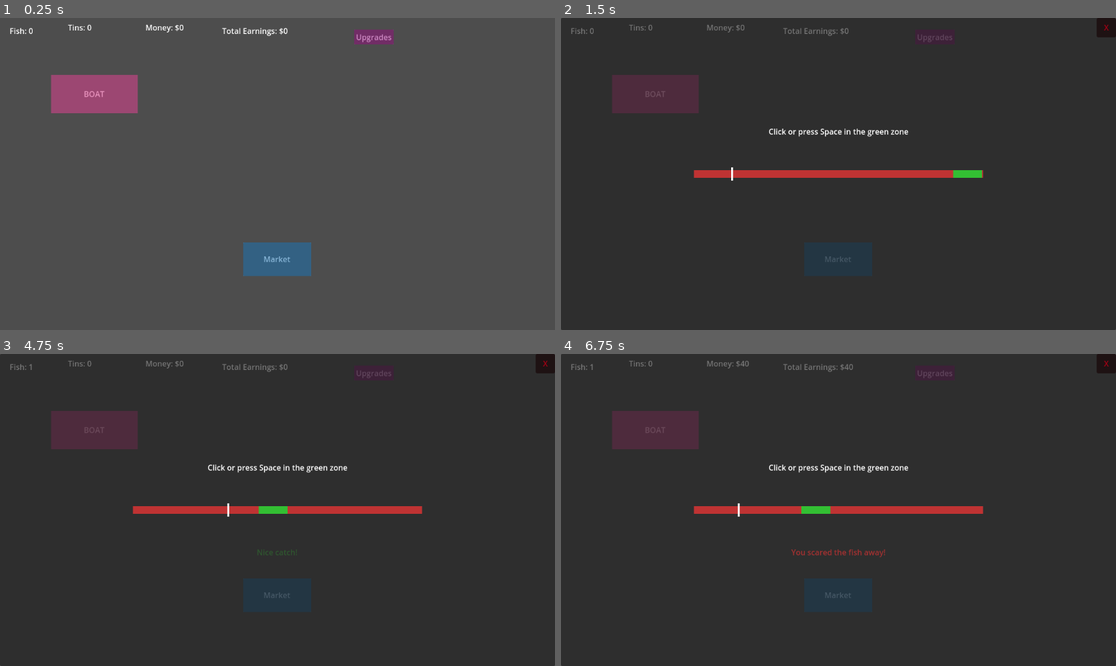
Above: before the commit, frames 1-4 (two rows, left to right).
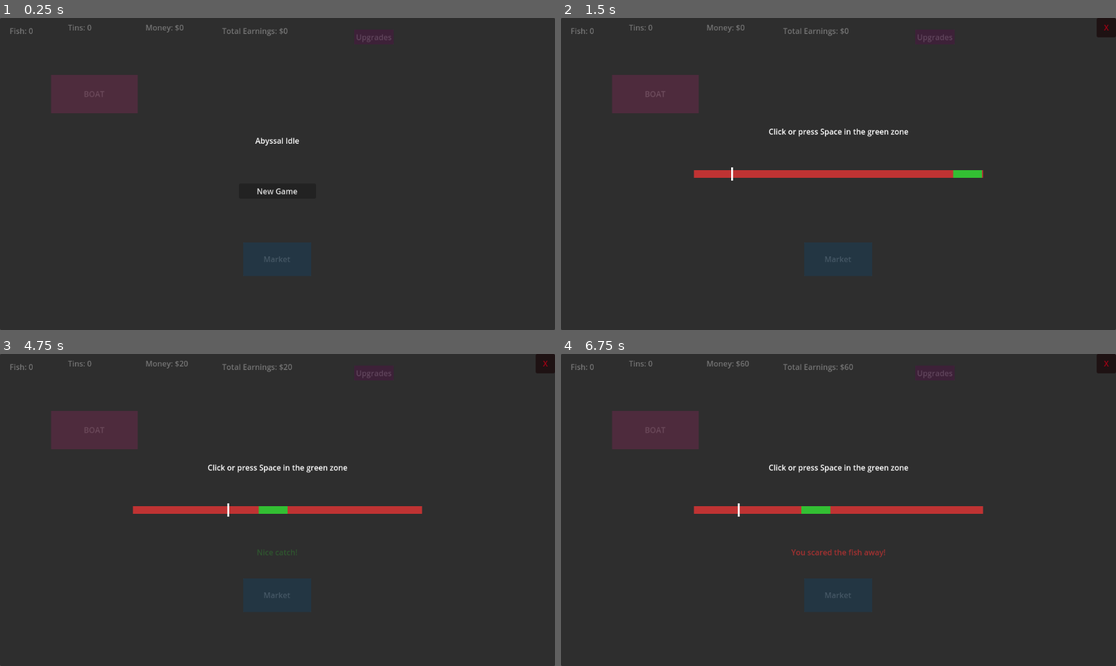
Above: after the commit, the same moments.

Repository: link108/abyssal-idle
Game: Godot game, scene res://main.tscn
Same seed, same stepped clock (60 frames per second), same inputs: the game is played once before the commit and once after it.
Inputs (mouse positions are in pixels of both pictures, inside the frame that each line leads up to):
- Up to frame 1 (0.25 s): no input
- Up to frame 2 (1.5 s): click (838, 189) at 0.5 s, where only the run after the commit has a clickable "New Game"; click "BOAT" at 1.25 s
- Up to frame 3 (4.75 s): click "Upgrades" at 2 s; click "Market" at 2.75 s; click "BOAT" at 3.5 s; click "Upgrades" at 4.25 s
- Up to frame 4 (6.75 s): click "Market" at 5 s; click "BOAT" at 5.75 s; click "Upgrades" at 6.5 s

The runs differ from the first frame. In frame 1, 100% of the frame differs, in the area x 0-100%, y 0-100%; in frame 2, nothing differs; in frame 3, less than 0.1%; in frame 4, less than 0.1%.

Commit message:
adding saving

Diff:
--- a/main.gd
+++ b/main.gd
@@ -2,10 +2,12 @@
 
 
 const SELL_INTERVAL := 1.0  # seconds
+const AUTOSAVE_INTERVAL := 30.0
 
 @onready var fishing_screen := $ModalLayer/FishingScreen
 @onready var cannery_screen := $ModalLayer/CanneryScreen
 @onready var upgrade_screen := $ModalLayer/UpgradeScreen
+@onready var start_screen := $ModalLayer/StartScreen
 @onready var fish_label := $FishLabel
 @onready var tin_label := $TinLabel
 @onready var money_label := $MoneyLabel
@@ -16,6 +18,8 @@
 @onready var crew_status_label := $CrewStatusLabel
 @onready var crew_select_button := $CrewSelectButton
 
+var sell_timer: Timer
+var autosave_timer: Timer
 
 # Called when the node enters the scene tree for the first time.
 func _ready() -> void:
@@ -25,17 +29,18 @@
     fishing_screen.fish_caught.connect(_on_fish_caught)
     cannery_screen.make_tin_requested.connect(_on_make_tin_requested)
     GameState.cannery_unlocked.connect(_on_cannery_unlocked)
-    var sell_timer := Timer.new()
-    sell_timer.wait_time = SELL_INTERVAL
-    sell_timer.autostart = true
-    sell_timer.timeout.connect(_on_sell_tick)
-    add_child(sell_timer)
+    start_screen.load_requested.connect(_on_load_requested)
+    start_screen.new_requested.connect(_on_new_requested)
+    start_screen.set_has_save(GameState.save_exists())
     cannery_button.visible = GameState.is_cannery_unlocked
     _update_hud()
     fishing_screen.visibility_changed.connect(_on_fishing_visibility_changed)
 
 func _on_sell_tick() -> void:
     GameState.sell_tick()
+
+func _on_autosave_tick() -> void:
+    GameState.save_game()
 
 func _update_hud() -> void:
     fish_label.text = "Fish: %d" % GameState.fish_count
@@ -76,6 +81,14 @@
 func _on_market_button_pressed() -> void:
     $ModalLayer/Dimmer.show()
     $ModalLayer/MarketScreen.show()
+
+func _on_load_requested() -> void:
+    GameState.load_game()
+    _start_game()
+
+func _on_new_requested() -> void:
+    GameState.new_game()
+    _start_game()
 
 func _on_crew_button_pressed() -> void:
     if GameState.crew_unlock_is_visible() and GameState.can_purchase_crew():
@@ -127,3 +140,23 @@
         crew_progress.visible = false
         crew_status_label.visible = false
         crew_select_button.visible = false
+
+func _start_game() -> void:
+    start_screen.hide()
+    $ModalLayer/Dimmer.hide()
+    _ensure_timers()
+    _update_hud()
+
+func _ensure_timers() -> void:
+    if sell_timer == null:
+        sell_timer = Timer.new()
+        sell_timer.wait_time = SELL_INTERVAL
+        sell_timer.autostart = true
+        sell_timer.timeout.connect(_on_sell_tick)
+        add_child(sell_timer)
+    if autosave_timer == null:
+        autosave_timer = Timer.new()
+        autosave_timer.wait_time = AUTOSAVE_INTERVAL
+        autosave_timer.autostart = true
+        autosave_timer.timeout.connect(_on_autosave_tick)
+        add_child(autosave_timer)
--- a/main.tscn
+++ b/main.tscn
@@ -6,6 +6,7 @@
 [ext_resource type="PackedScene" uid="uid://bklywcol1l173" path="res://upgrade_screen.tscn" id="4_1bvp3"]
 [ext_resource type="PackedScene" uid="uid://cuycoalmdivpd" path="res://market_screen.tscn" id="5_lquwl"]
 [ext_resource type="PackedScene" uid="uid://c3t6dvk2v86xg" path="res://crew_screen.tscn" id="6_0v6ff"]
+[ext_resource type="PackedScene" path="res://start_screen.tscn" id="7_3bknm"]
 
 [node name="Main" type="Control"]
 layout_mode = 3
@@ -159,6 +160,9 @@
 [node name="CrewScreen" parent="ModalLayer" instance=ExtResource("6_0v6ff")]
 visible = false
 
+[node name="StartScreen" parent="ModalLayer" instance=ExtResource("7_3bknm")]
+visible = true
+
 [node name="FishLabel" type="Label" parent="."]
 layout_mode = 1
 offset_left = 20.0
--- a/scripts/game_state.gd
+++ b/scripts/game_state.gd
@@ -8,6 +8,7 @@
 signal crew_unlocked
 
 const UPGRADE_DATA_PATH := "res://data/upgrades.json"
+const SAVE_PATH := "user://save.json"
 const GREEN_ZONE_BASE_RATIO := 0.10
 
 # Economy
@@ -47,6 +48,73 @@
 # Called when the node enters the scene tree for the first time.
 func _ready() -> void:
     _load_upgrades()
+
+func save_game() -> void:
+    var data := {
+        "version": 1,
+        "fish_count": fish_count,
+        "tin_count": tin_count,
+        "money": money,
+        "lifetime_money_earned": lifetime_money_earned,
+        "sell_mode": int(sell_mode),
+        "is_cannery_discovered": is_cannery_discovered,
+        "is_cannery_unlocked": is_cannery_unlocked,
+        "is_crew_discovered": is_crew_discovered,
+        "is_crew_unlocked": is_crew_unlocked,
+        "upgrade_levels": upgrade_levels,
+        "crew_trip_active": crew_trip_active,
+        "crew_trip_remaining": crew_trip_remaining
+    }
+    var file := FileAccess.open(SAVE_PATH, FileAccess.WRITE)
+    file.store_string(JSON.stringify(data))
+    file.close()
+
+func load_game() -> bool:
+    if not FileAccess.file_exists(SAVE_PATH):
+        return false
+    var file := FileAccess.open(SAVE_PATH, FileAccess.READ)
+    var raw := file.get_as_text()
+    file.close()
+    var parsed = JSON.parse_string(raw)
+    if typeof(parsed) != TYPE_DICTIONARY:
+        return false
+    _apply_save(parsed)
+    changed.emit()
+    return true
+
+func new_game() -> void:
+    fish_count = 0
+    tin_count = 0
+    money = 0
+    lifetime_money_earned = 0
+    sell_mode = SellMode.FISH
+    is_cannery_discovered = false
+    is_cannery_unlocked = false
+    is_crew_discovered = false
+    is_crew_unlocked = false
+    upgrade_levels.clear()
+    crew_trip_active = false
+    crew_trip_remaining = 0.0
+    crew_trip_paused = false
+    changed.emit()
+    save_game()
+
+func save_exists() -> bool:
+    return FileAccess.file_exists(SAVE_PATH)
+
+func _apply_save(data: Dictionary) -> void:
+    fish_count = int(data.get("fish_count", 0))
+    tin_count = int(data.get("tin_count", 0))
+    money = int(data.get("money", 0))
+    lifetime_money_earned = int(data.get("lifetime_money_earned", 0))
+    sell_mode = int(data.get("sell_mode", 0))
+    is_cannery_discovered = bool(data.get("is_cannery_discovered", false))
+    is_cannery_unlocked = bool(data.get("is_cannery_unlocked", false))
+    is_crew_discovered = bool(data.get("is_crew_discovered", false))
+    is_crew_unlocked = bool(data.get("is_crew_unlocked", false))
+    upgrade_levels = data.get("upgrade_levels", {})
+    crew_trip_active = bool(data.get("crew_trip_active", false))
+    crew_trip_remaining = float(data.get("crew_trip_remaining", 0.0))
 
 # Called every frame. 'delta' is the elapsed time since the previous frame.
 func _process(delta: float) -> void:
--- /dev/null
+++ b/start_screen.gd
@@ -0,0 +1,16 @@
+extends PanelContainer
+
+signal load_requested
+signal new_requested
+
+@onready var load_button := $Control/LoadButton
+
+func set_has_save(has_save: bool) -> void:
+    load_button.disabled = not has_save
+    load_button.visible = has_save
+
+func _on_load_button_pressed() -> void:
+    load_requested.emit()
+
+func _on_new_button_pressed() -> void:
+    new_requested.emit()
--- /dev/null
+++ b/start_screen.tscn
@@ -0,0 +1,57 @@
+[gd_scene load_steps=2 format=3]
+
+[ext_resource type="Script" uid="uid://66d8hq1wvuhf" path="res://start_screen.gd" id="1_7f0y5"]
+
+[node name="StartScreen" type="PanelContainer"]
+anchors_preset = 15
+anchor_right = 1.0
+anchor_bottom = 1.0
+grow_horizontal = 2
+grow_vertical = 2
+script = ExtResource("1_7f0y5")
+
+[node name="Control" type="Control" parent="."]
+layout_mode = 2
+
+[node name="Title" type="Label" parent="Control"]
+layout_mode = 1
+anchors_preset = 8
+anchor_left = 0.5
+anchor_top = 0.5
+anchor_right = 0.5
+anchor_bottom = 0.5
+offset_left = -90.0
+offset_top = -80.0
+offset_right = 90.0
+offset_bottom = -60.0
+text = "Abyssal Idle"
+horizontal_alignment = 1
+
+[node name="LoadButton" type="Button" parent="Control"]
+layout_mode = 1
+anchors_preset = 8
+anchor_left = 0.5
+anchor_top = 0.5
+anchor_right = 0.5
+anchor_bottom = 0.5
+offset_left = -80.0
+offset_top = -20.0
+offset_right = 80.0
+offset_bottom = 10.0
+text = "Load Game"
+
+[node name="NewButton" type="Button" parent="Control"]
+layout_mode = 1
+anchors_preset = 8
+anchor_left = 0.5
+anchor_top = 0.5
+anchor_right = 0.5
+anchor_bottom = 0.5
+offset_left = -80.0
+offset_top = 20.0
+offset_right = 80.0
+offset_bottom = 50.0
+text = "New Game"
+
+[connection signal="pressed" from="Control/LoadButton" to="." method="_on_load_button_pressed"]
+[connection signal="pressed" from="Control/NewButton" to="." method="_on_new_button_pressed"]
Not shown: 1 places in crew_screen.tscn that only renumber resources
Not shown: 1 places in main.tscn that only renumber resources
Not shown, added: start_screen.gd.uid
Not shown, changed: docs/plan.md
